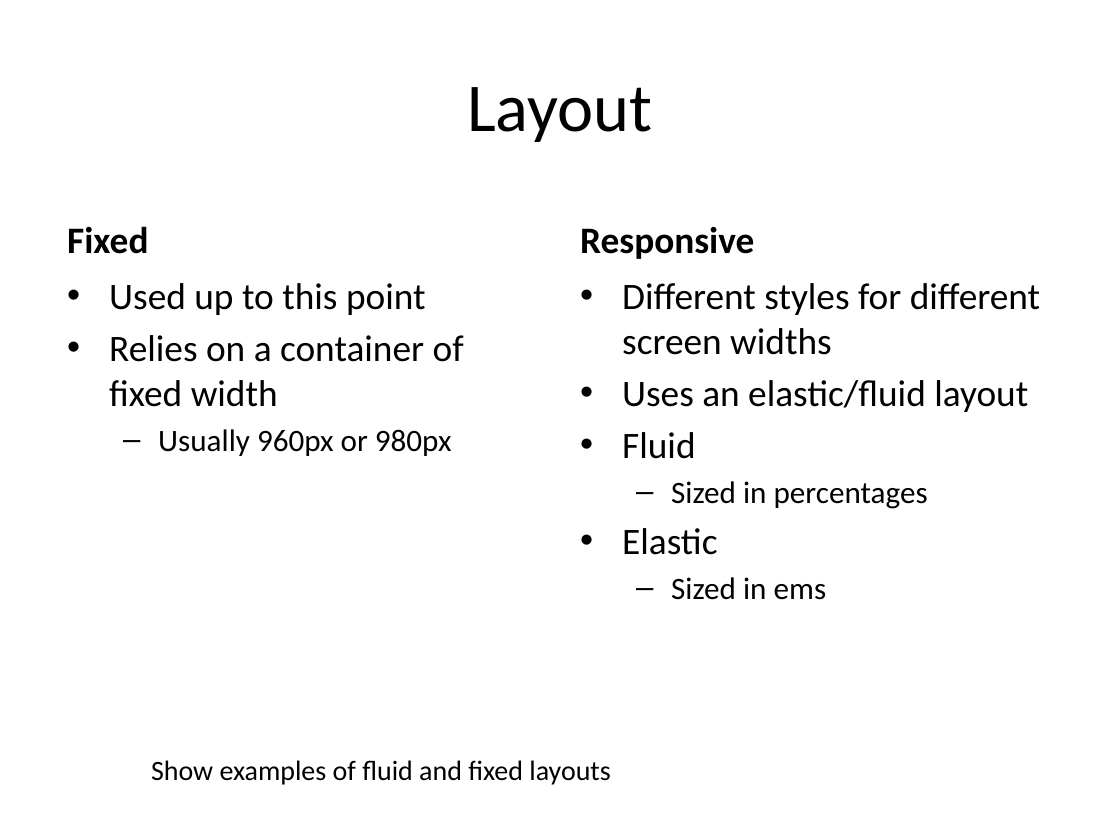
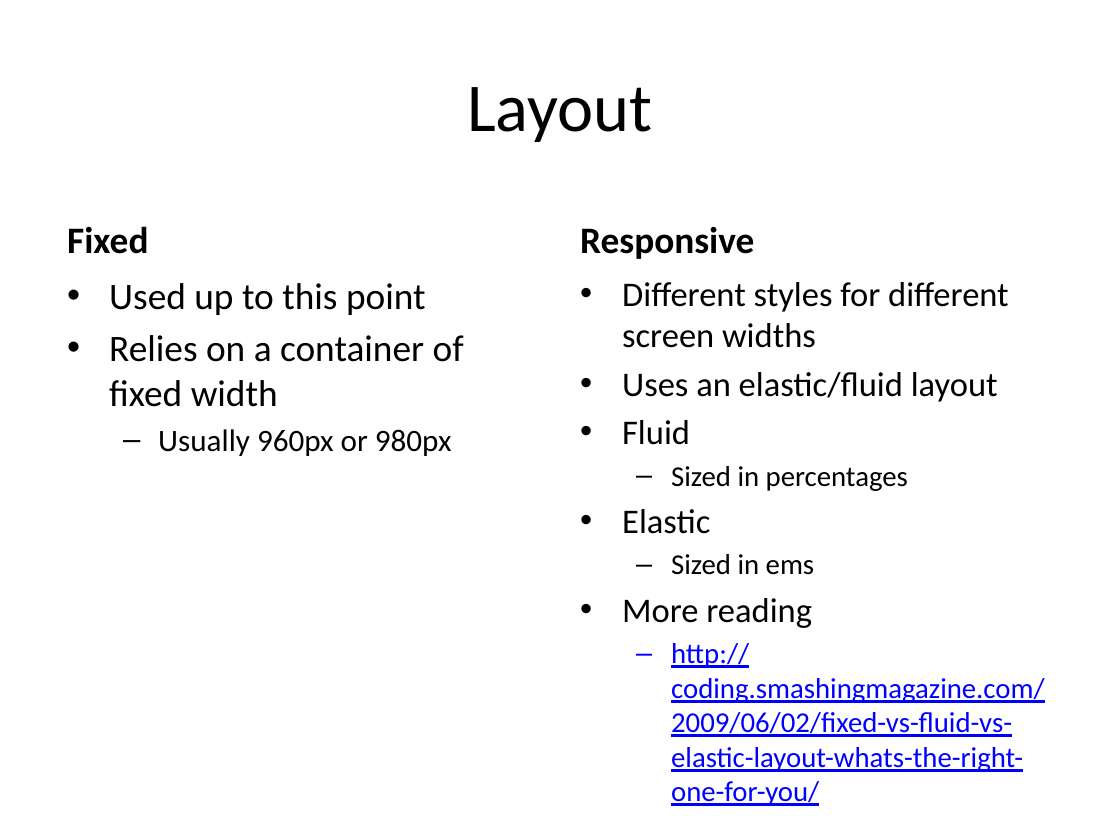
Before and after one commit to HaloZero/FEWD_Curriculum_24, a slide deck: slide 2 of Week06_Responsive/Lesson 11/Intro to Responsive.pptx. Drawn at 1120x840 pixels with LibreOffice and Linux fonts; fonts in the diff are those of the drawing. Boxes give left, top, right and bottom in pixels: in the first picture for what was removed or moved away, otherwise in the second. Text is boxed around its words. In the diff, an @@ line names an element or a change of style, - is before the commit and + after.

Commit message:
Slides update

```diff
--- a/Week06_Responsive/Lesson 11/Intro to Responsive.pptx
+++ b/Week06_Responsive/Lesson 11/Intro to Responsive.pptx
@@ text at bbox=[622, 282, 1009, 575]: size 24 to 22.2 pt in "Different styles for different screen widths", "Uses an elastic/fluid layout", "Fluid", "Elastic"; size 20 to 18.5 pt in "Sized in percentages", "Sized in ems" @@
@@ text at bbox=[622, 598, 1045, 806]: paragraphs added @@
+• More reading
+  – http://coding.smashingmagazine.com/2009/06/02/fixed-vs-fluid-vs-elastic-layout-whats-the-right-one-for-you/
@@ text removed at bbox=[151, 760, 610, 785] @@
-Show examples of fluid and fixed layouts
```
Also in this commit, not shown: 1 other slide changed, 1 slide added.
